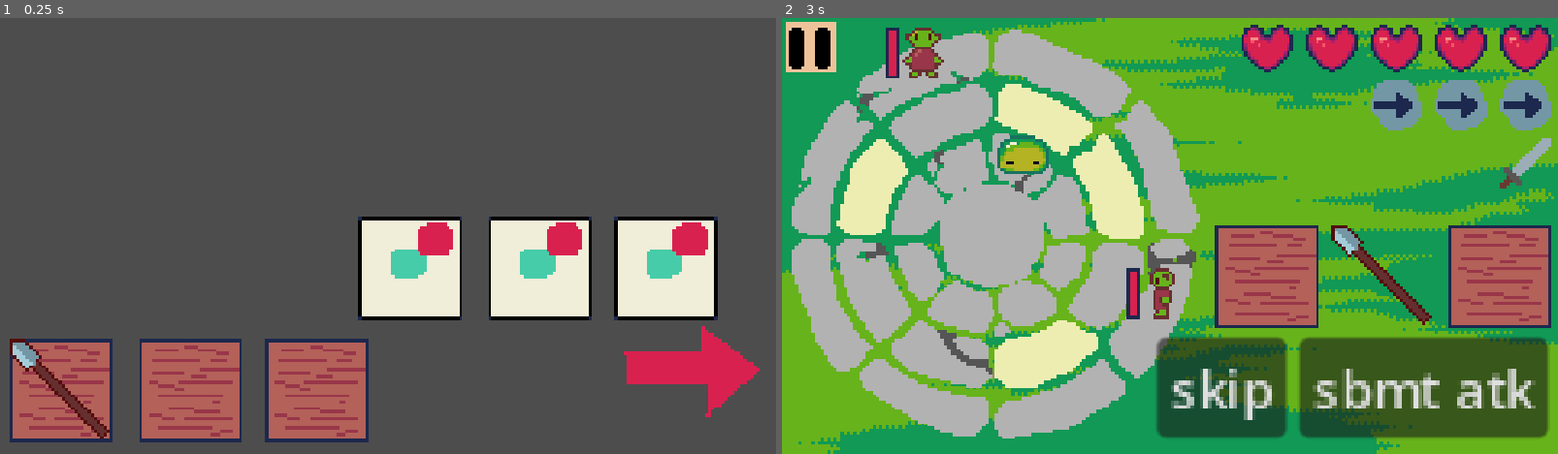
Above: before the commit, frames 1-2 (left to right).
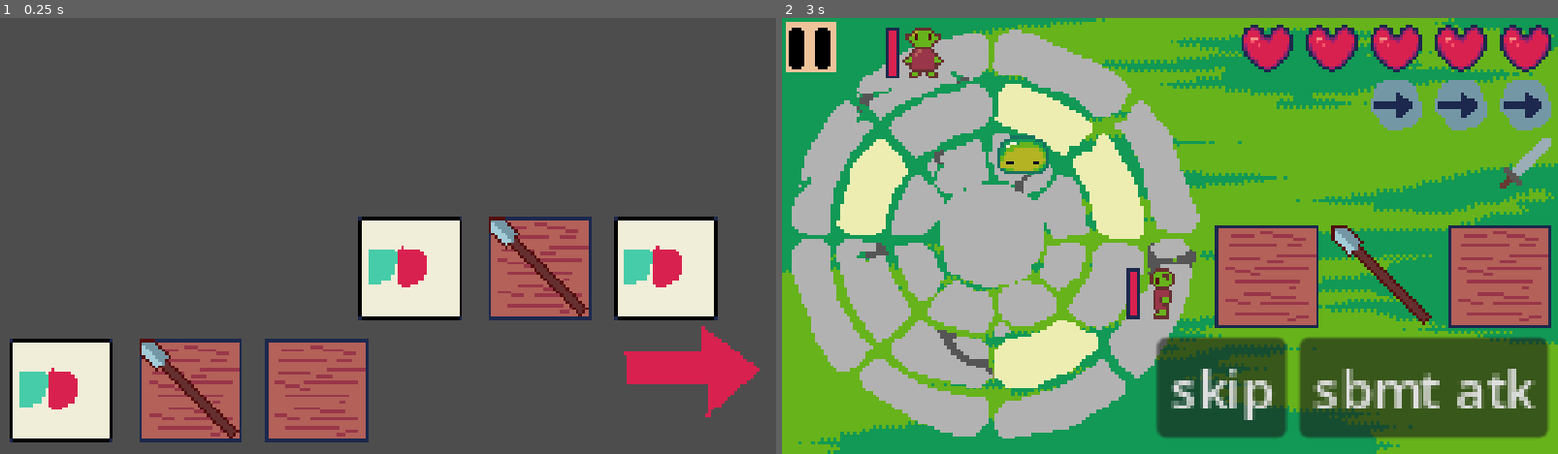
Above: after the commit, the same moments.

Repository: theophylaktos/sanocho-ygda-jam-2026
Game: Godot game, scene res://shop/shop.tscn
The game is run twice, just before and just after one commit, with the same random seed, the same clock (stepped at 60 frames per second) and the same inputs. This scene is started directly instead of the project's main scene.
Inputs (mouse positions are in pixels of both pictures, inside the frame that each line leads up to):
- Up to frame 1 (0.25 s): no input
- Up to frame 2 (3 s): click (1208, 279) at 0.5 s; click (1332, 279) at 1.25 s; click (1464, 279) at 2 s; click (1480, 388) at 2.75 s

The runs differ from the first frame. In frame 1, 8.5% of the frame differs, in the area x 1-92%, y 45-98%; in frame 2, nothing differs.
Error before the commit: Invalid access to property or key 'Heal' on a base object of type 'Dictionary'. (res://shop/shop.gd:49)

Commit message:
shop works theoretically

Diff:
--- a/shop/shop.gd
+++ b/shop/shop.gd
@@ -2,7 +2,9 @@
 var shop: Array[String]
 ## array of strings that corrospond to upgrades
 var items_had: Array[bool]
-
+var replaced: int=2
+var choice: int=0
+var choices: Array[int]
 var textures: Dictionary = {
 	"Heal 2": preload("uid://c822q0w7pcwgj"),
 	"Add Heart": preload("uid://bhut60woybcnx"),
@@ -13,9 +15,9 @@
 	"attack2": preload("uid://bwn8ypto7o7jl"),
 	"attack4": preload("uid://ddlottmvshgpf"),
 	"knight": preload("uid://c2hshq4wc3crf"),
-	"all_diagonals": null,
-	"all_horizontals": null,
-	"attack": null,
+	"all_diagonals": preload("uid://b4fj23dssqgx4"),
+	"all_horizontals": preload("uid://b4fj23dssqgx4"),
+	"attack": preload("uid://b4fj23dssqgx4"),
 }
 
 ## array of valid items to sell in a shop: valid=false
@@ -23,7 +25,7 @@
 func _ready() -> void:
 	shop.resize(12)
 	items_had.resize(12)
-	shop[0]="Heal"
+	shop[0]="Heal 2"
 	shop[1]="Add Heart"
 	shop[2]="Add Attack"
 	shop[3]="More Damage"
@@ -36,33 +38,35 @@
 	shop[10]="all_horizontals"
 	shop[11]="attack"
 	items_had[11]=true
-	pass
+
+	choices=pick_three_valid()
 
 	if GameState.attacks[0] != "":
-		%FirstSlot.texture = textures[GameState.attacks[0]]
+		%FirstSlot.texture_normal = textures[GameState.attacks[0]]
 	if GameState.attacks[1] != "":
-		%FirstSlot.texture = textures[GameState.attacks[1]]
+		%SecondSlot.texture_normal = textures[GameState.attacks[1]]
 	if GameState.attacks[2] != "":
-		%FirstSlot.texture = textures[GameState.attacks[2]]
+		%ThirdSlot.texture_normal = textures[GameState.attacks[2]]
 	var options: Array[int] = [0,1,2]
 	print(options)
 	if textures[shop[options[0]]] != null:
-		%FirstOption.texture_normal = textures[shop[options[0]]]
+		%FirstOption.texture_normal = textures[shop[choices[0]]]
 	if textures[shop[options[1]]] != null:
-		%FirstOption.texture_normal = textures[shop[options[1]]]
+		%SecondOption.texture_normal = textures[shop[choices[1]]]
 	if textures[shop[options[2]]] != null:
-		%FirstOption.texture_normal = textures[shop[options[2]]]
+		%ThirdOption.texture_normal = textures[shop[choices[2]]]
 
 func pick_three_valid() -> Array[int]:
 	var options: Array[int]
-	var possibility: int
-	var position: int
+	options.resize(3)
+	var possibility: int=0
+	var position: int = 0
 	if(GameState.health_left<GameState.max_health):
 		options[0]=0
 		possibility+=1
 		position+=1
-	for bool in items_had:
-		if(bool==false):
+	for value in items_had:
+		if(value==false):
 			possibility+=1
 	if(possibility<4):
 		print("Out of stock!")
@@ -75,7 +79,7 @@
 				position+=1
 	return options
 
-func give_item(choice: int, replaced: int):
+func give_item():
 	var is_removed: bool
 	if(choice==0):
 		is_removed=false
@@ -126,3 +130,26 @@
 
 func _on_texture_button_pressed() -> void:
 	RoundManager.change_scene_to_main()
+
+
+func _on_first_slot_pressed() -> void:
+	replaced=0
+
+func _on_second_slot_pressed() -> void:
+	replaced=1
+
+
+func _on_third_slot_pressed() -> void:
+	replaced=2
+
+
+func _on_first_option_pressed() -> void:
+	choice=0
+
+
+func _on_second_option_pressed() -> void:
+	choice=1
+
+
+func _on_third_option_pressed() -> void:
+	choice=2
--- a/shop/shop.tscn
+++ b/shop/shop.tscn
@@ -93,31 +93,28 @@
 texture = ExtResource("2_givde")
 stretch_mode = 5
 
-[node name="FirstSlot" type="TextureRect" parent="Slots" unique_id=1404906216]
+[node name="FirstSlot" type="TextureButton" parent="Slots" unique_id=1847269254]
 unique_name_in_owner = true
 offset_left = -117.0
 offset_top = 32.0
 offset_right = -85.0
 offset_bottom = 64.0
-texture = ExtResource("2_givde")
 stretch_mode = 5
 
-[node name="SecondSlot" type="TextureRect" parent="Slots" unique_id=710001582]
+[node name="SecondSlot" type="TextureButton" parent="Slots" unique_id=491005710]
 unique_name_in_owner = true
 offset_left = -77.0
 offset_top = 32.0
 offset_right = -45.0
 offset_bottom = 64.0
-texture = ExtResource("2_givde")
 stretch_mode = 5
 
-[node name="ThirdSlot" type="TextureRect" parent="Slots" unique_id=1677283971]
+[node name="ThirdSlot" type="TextureButton" parent="Slots" unique_id=831410264]
 unique_name_in_owner = true
 offset_left = -38.0
 offset_top = 32.0
 offset_right = -6.0
 offset_bottom = 64.0
-texture = ExtResource("2_givde")
 stretch_mode = 5
 
 [node name="TextureButton" type="TextureButton" parent="." unique_id=1581685387]
@@ -128,4 +125,10 @@
 offset_bottom = 67.0
 texture_normal = ExtResource("4_mrnko")
 
+[connection signal="pressed" from="Options/FirstOption" to="." method="_on_first_option_pressed"]
+[connection signal="pressed" from="Options/SecondOption" to="." method="_on_second_option_pressed"]
+[connection signal="pressed" from="Options/ThirdOption" to="." method="_on_third_option_pressed"]
+[connection signal="pressed" from="Slots/FirstSlot" to="." method="_on_first_slot_pressed"]
+[connection signal="pressed" from="Slots/SecondSlot" to="." method="_on_second_slot_pressed"]
+[connection signal="pressed" from="Slots/ThirdSlot" to="." method="_on_third_slot_pressed"]
 [connection signal="pressed" from="TextureButton" to="." method="_on_texture_button_pressed"]
